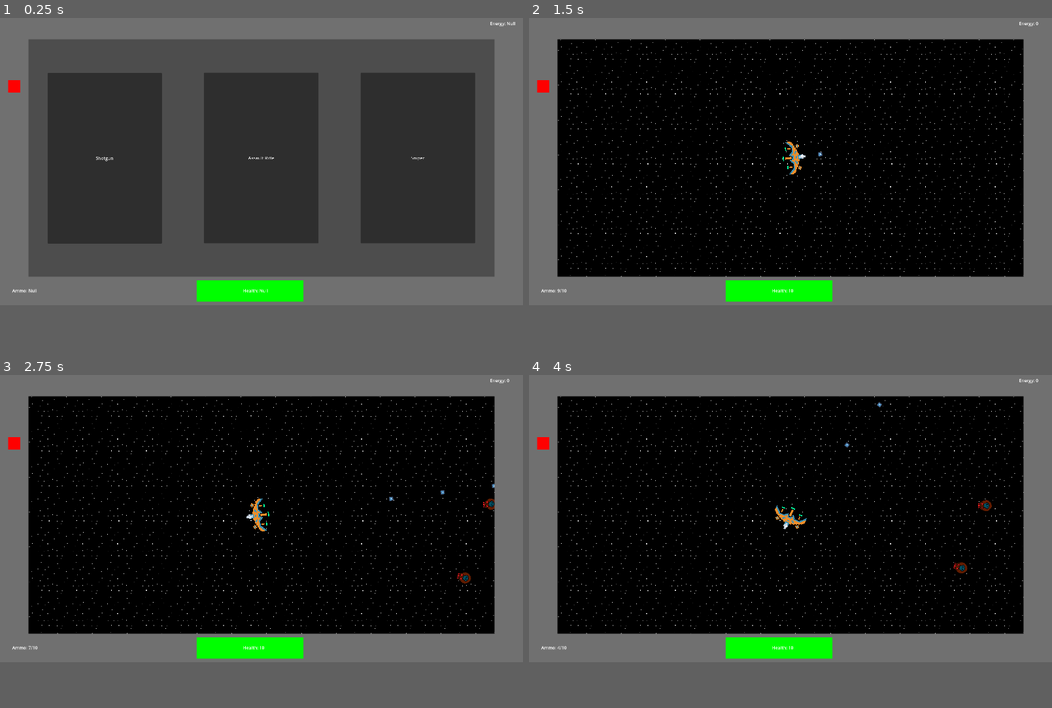
Above: before the commit, frames 1-4 (two rows, left to right).
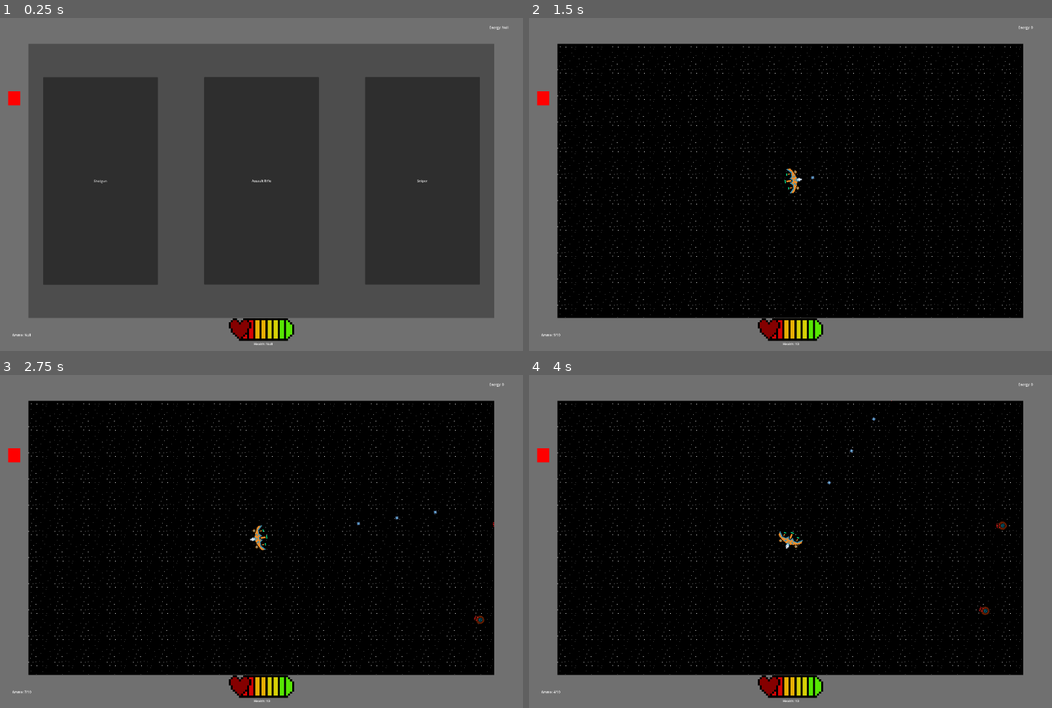
Above: after the commit, the same moments.

Repository: papaya19/One-Trick-Pony
Game: Godot game, scene res://Scenes/start.tscn
Two runs of this game, one before a commit and one after it. Both use one fixed random seed, a clock stepped at 60 frames per second and the inputs below. The engine's default icon, where the game draws it, is replaced by a stand-in: a white triangle on a blue panel in a dark square.
Inputs (mouse positions are in pixels of both pictures, inside the frame that each line leads up to):
- Up to frame 1 (0.25 s): no input
- Up to frame 2 (1.5 s): click "Shotgun" at 0.5 s; tap Enter at 1.25 s; move the mouse to (905, 144) at 1.27 s; press the mouse at (905, 144) at 1.28 s
- Up to frame 3 (2.75 s): move the mouse to (156, 528) at 2.02 s; release the mouse at (156, 528) at 2.03 s; click (156, 528) at 2.1 s
- Up to frame 4 (4 s): move the mouse to (842, 451) at 2.77 s; press the mouse at (842, 451) at 2.78 s; move the mouse to (764, 574) at 3.52 s; release the mouse at (764, 574) at 3.53 s; click (764, 574) at 3.6 s
In our replay, the window is 800x450 before the commit and 800x520 after it. These sizes can differ from the game's own. Grey fills any space a smaller window leaves; there, only what the larger window draws over its background counts as a difference.

The runs differ from the first frame. In frame 1, 22% of the frame differs, in the area x 1-99%, y 1-99%; in frame 2, 16%; in frame 3, 16%; in frame 4, 16%.

Commit message:
window size changes

Diff:
--- a/Godot Project Files/Scenes/hud.tscn
+++ b/Godot Project Files/Scenes/hud.tscn
@@ -2,6 +2,7 @@
 
 [ext_resource type="Texture2D" uid="uid://t6tei14qfrb3" path="res://Assets/Overlay Placeholder.png" id="1_e0onf"]
 [ext_resource type="Script" uid="uid://hy7d77ks51tc" path="res://Scripts/hud.gd" id="1_fccik"]
+[ext_resource type="Texture2D" uid="uid://c2ehim0k2cqj8" path="res://Assets/healthbar.png" id="3_bjfho"]
 
 [node name="HUD" type="Control" unique_id=1087313395]
 process_mode = 1
@@ -14,43 +15,43 @@
 mouse_filter = 2
 script = ExtResource("1_fccik")
 
-[node name="TextureRect" type="TextureRect" parent="." unique_id=2115182615 groups=["bullet"]]
-layout_mode = 0
-offset_right = 1920.0
-offset_bottom = 1080.0
+[node name="TextureRect" type="TextureRect" parent="." unique_id=2115182615]
+layout_mode = 1
+anchors_preset = 15
+anchor_right = 1.0
+anchor_bottom = 1.0
+grow_horizontal = 2
+grow_vertical = 2
 mouse_filter = 2
 texture = ExtResource("1_e0onf")
 
+[node name="Sprite2D" type="Sprite2D" parent="." unique_id=910443956]
+position = Vector2(1280, 1664)
+scale = Vector2(10, 10)
+texture = ExtResource("3_bjfho")
+
 [node name="Ammo" type="Label" parent="." unique_id=166411888]
 layout_mode = 0
-offset_left = 45.0
-offset_top = 1015.0
-offset_right = 123.0
-offset_bottom = 1038.0
+offset_left = 60.0
+offset_top = 1574.0
+offset_right = 152.0
+offset_bottom = 1597.0
 text = "Ammo: Null"
 horizontal_alignment = 1
 vertical_alignment = 1
 
 [node name="Coins" type="Label" parent="." unique_id=1329355091]
 layout_mode = 0
-offset_left = 1799.0
-offset_top = 35.0
-offset_right = 1860.0
-offset_bottom = 58.0
+offset_left = 2396.0
+offset_top = 70.0
+offset_right = 2489.0
+offset_bottom = 93.0
 text = "Energy: Null"
-
-[node name="ColorRect" type="ColorRect" parent="." unique_id=832035865]
-layout_mode = 0
-offset_left = 722.0
-offset_top = 989.0
-offset_right = 1114.0
-offset_bottom = 1067.0
-color = Color(0, 1, 0, 1)
 
 [node name="Health" type="Label" parent="." unique_id=640499318]
 layout_mode = 0
-offset_left = 892.0
-offset_top = 1015.0
-offset_right = 962.0
-offset_bottom = 1038.0
+offset_left = 1243.0
+offset_top = 1618.0
+offset_right = 1335.0
+offset_bottom = 1641.0
 text = "Health: Null"
--- a/Godot Project Files/Scenes/level.tscn
+++ b/Godot Project Files/Scenes/level.tscn
@@ -19,22 +19,16 @@
 
 [node name="Level" type="Node2D" unique_id=1152983213]
 
-[node name="TextureRect" type="TextureRect" parent="." unique_id=15917347]
-offset_right = 1920.0
-offset_bottom = 1080.0
-texture = ExtResource("4_wqkje")
-stretch_mode = 1
-
 [node name="Gun" parent="." unique_id=961834057 instance=ExtResource("1_k5f4k")]
-position = Vector2(960, 540)
+position = Vector2(1280, 832)
 
 [node name="Player" parent="." unique_id=1840420532 instance=ExtResource("1_tumq0")]
-position = Vector2(960, 540)
+position = Vector2(1280, 832)
 
 [node name="Enemy Spawner" parent="." unique_id=1916731149 instance=ExtResource("4_81xng")]
 
 [node name="Energy Collector" type="Area2D" parent="." unique_id=1986036522 groups=["energy_collector"]]
-position = Vector2(1920, 0)
+position = Vector2(2560, 0)
 
 [node name="CollisionShape2D" type="CollisionShape2D" parent="Energy Collector" unique_id=2062352886]
 shape = SubResource("RectangleShape2D_6phgx")
@@ -43,3 +37,18 @@
 stream = SubResource("AudioStreamPlaylist_0f350")
 autoplay = true
 mix_target = 2
+
+[node name="CanvasLayer" type="CanvasLayer" parent="." unique_id=1439531429]
+layer = -1
+follow_viewport_enabled = true
+
+[node name="TextureRect" type="TextureRect" parent="CanvasLayer" unique_id=15917347]
+anchors_preset = 15
+anchor_right = 1.0
+anchor_bottom = 1.0
+offset_right = 128.0
+offset_bottom = 128.0
+grow_horizontal = 2
+grow_vertical = 2
+texture = ExtResource("4_wqkje")
+stretch_mode = 1
--- a/Godot Project Files/Scripts/enemy.gd
+++ b/Godot Project Files/Scripts/enemy.gd
@@ -4,7 +4,7 @@
 const energy: PackedScene = preload("res://Scenes/energy.tscn")
 
 func _process(delta: float) -> void:
-	var direction = global_position.direction_to(Vector2(960,540))
+	var direction = global_position.direction_to(get_node("/root/Level/Player").global_position)
 	position += direction * enemy_speed * delta
 	look_at(get_node("/root/Level/Player").global_position)
 
--- a/Godot Project Files/project.godot
+++ b/Godot Project Files/project.godot
@@ -21,9 +21,10 @@
 
 [display]
 
-window/size/viewport_width=1920
-window/size/viewport_height=1080
+window/size/viewport_width=2560
+window/size/viewport_height=1664
 window/stretch/mode="viewport"
+window/stretch/aspect="expand"
 mouse_cursor/custom_image="uid://b68gtr4mjv2om"
 mouse_cursor/custom_image_hotspot=Vector2(16, 16)
 
